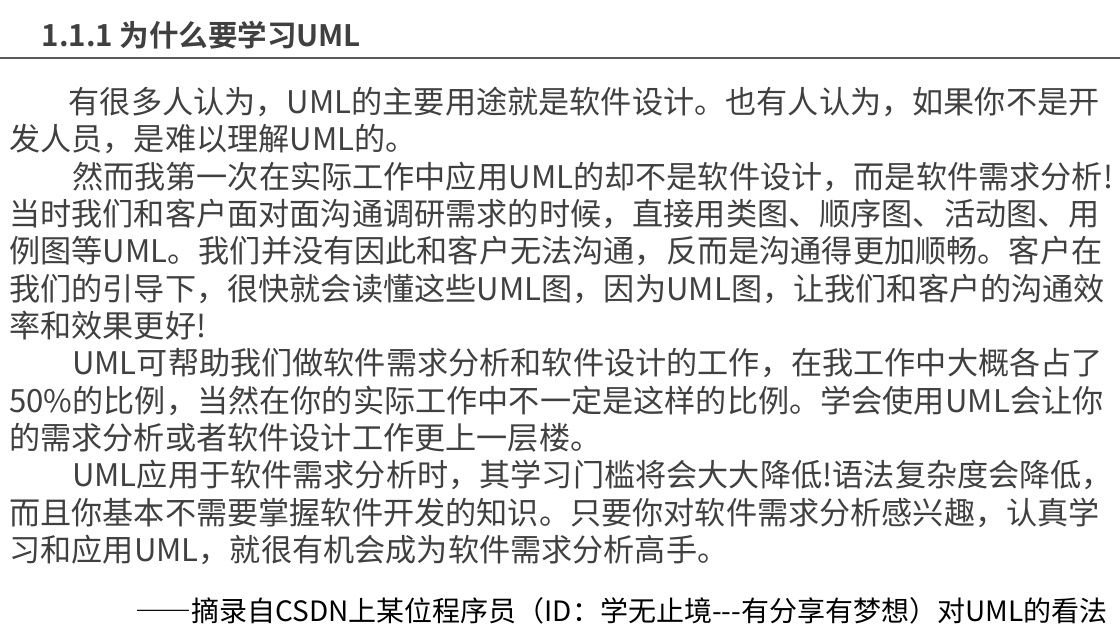
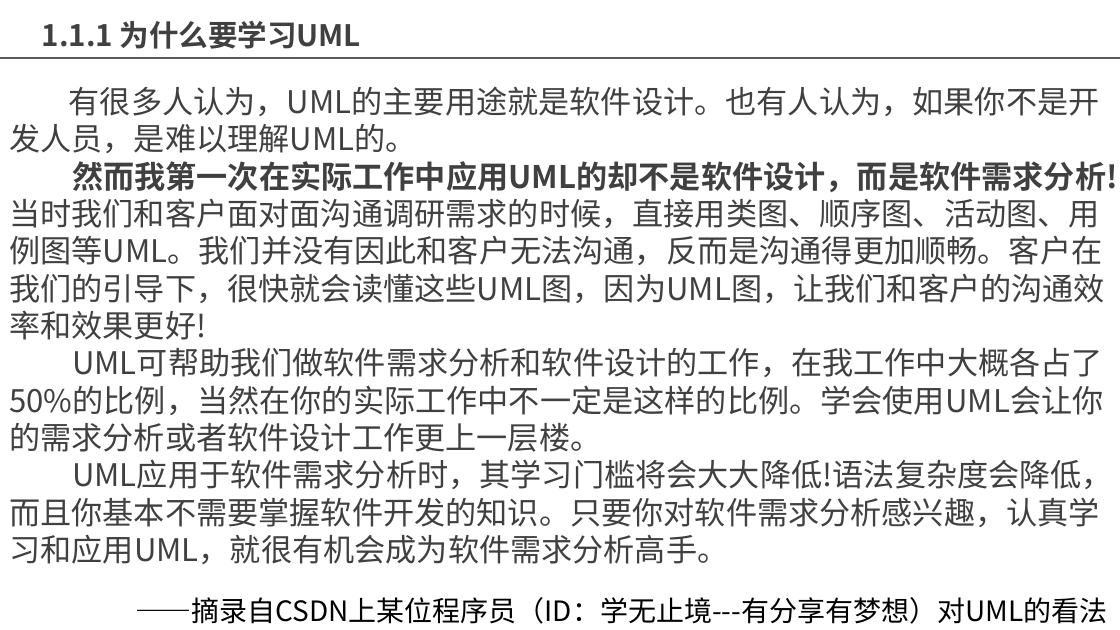
Before and after one commit to Maojiao/PRD, a slide deck: slide 6 of 渔乐生活/受控文档/翻转课堂/[PRD-06,31601377]翻转课堂UML概述.pptx. Drawn at 1120x630 pixels with LibreOffice and Linux fonts; fonts in the diff are those of the drawing; background and template pictures are left out. Boxes give left, top, right and bottom in pixels: in the first picture for what was removed or moved away, otherwise in the second. Text is boxed around its words. In the diff, an @@ line names an element or a change of style, - is before the commit and + after.

```diff
--- a/渔乐生活/受控文档/翻转课堂/[PRD-06,31601377]翻转课堂UML概述.pptx
+++ b/渔乐生活/受控文档/翻转课堂/[PRD-06,31601377]翻转课堂UML概述.pptx
@@ text at (x1=9, y1=161, x2=1118, y2=340): bold on in "然而我第一次在实际工作中应用UML的却不是软件设计，而是软件需求分析!当时我们和客户面对面沟通调研需求的时候，直接用类图 ..." @@
```
Also in this commit, not shown: 15 other slides changed, 1 slide added.
